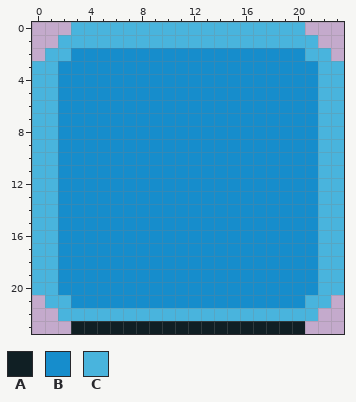
File history of a pixel-art file, assets/source/aseprite/ui_blue.aseprite. That is the earlier state.
24x24 pixels, 1 frame.
Palette (. is transparent): A #101f24  B #168dcc  C #49b4dd
And afterwards:
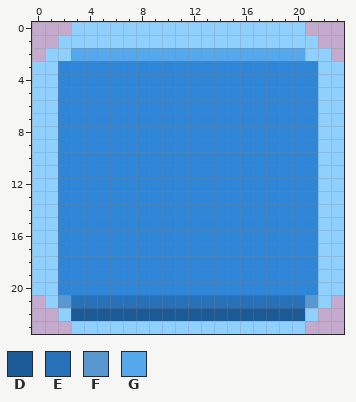
Colours new in this view: D #1c5a96  E #2671b8  F #5998ce  G #56a8ec
Changes in this commit:
layer "Gloss and drop edge" added
@@ palette @@
-B #168dcc
+B #2f86d6
-C #49b4dd
+C #8fd0ff
--- layers "Gloss and drop edge", "Beveled pixel border"
@@ x 0..23 @@
  1 ..CCCCCCCCCCCCCCCCCCCC..
- 2 .CCBBBBBBBBBBBBBBBBBBCC.
+ 2 .CCGGGGGGGGGGGGGGGGGGCC.
  3 CCBBBBBBBBBBBBBBBBBBBBCC
@@ x 0..23 @@
 20 CCBBBBBBBBBBBBBBBBBBBBCC
-21 .CCBBBBBBBBBBBBBBBBBBCC.
-22 ..CCCCCCCCCCCCCCCCCCCC..
-23 ...AAAAAAAAAAAAAAAAAA...
+21 .CFEEEEEEEEEEEEEEEEEEFC.
+22 ..CDDDDDDDDDDDDDDDDDDC..
+23 ...CCCCCCCCCCCCCCCCCC...
Where, in picture pixels (left, top, right, bottom), the same in both pictures:
changed: (32, 22, 344, 334)
